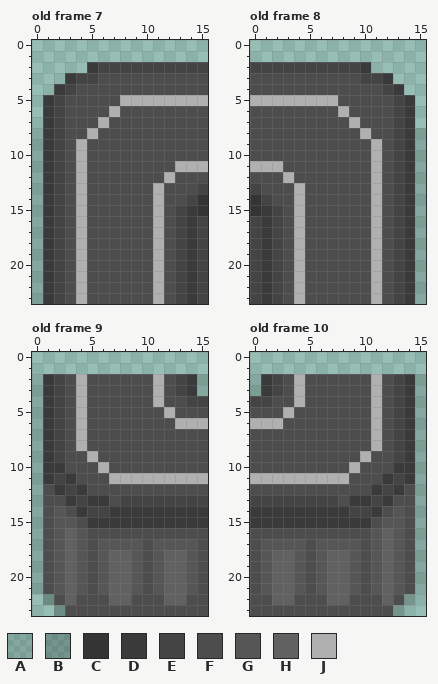
Pixel-art file -- Assets/Sprites/Building/Dam.aseprite. Above, as it was before the edit.
16x24 pixels, 16 frames. Colours within 5 levels of each other are drawn and written as one. Shown: old frame 7, old frame 8, old frame 9, old frame 10. The commit also changed other frames, which this record leaves out.
Palette (. is transparent): A #0000001e  B #00000038  C #343434  D #3a3a3a  E #444444  F #4d4d4d  G #565656  H #616161  J #b0b0b0
Pixels before, old frame 7, first column x 0:
 2 .....DEEEEEEEEEE
 3 ...DEEFFFFFFFFFF
 4 ..DEFFFFFFFFFFFF
 5 .DEFFFFFJJJJJJJJ
 6 .DEFFFFJFFFFFFFF
 7 .DEFFFJFFFFFFFFF
 8 ADEFFJFFFFFFFFFF
 9 ADEFJFFFFFFFFFFF
10 ADEFJFFFFFFFFFFF
11 ADEFJFFFFFFFFJJJ
12 ADEFJFFFFFFFJFFF
13 ADEFJFFFFFFJFFFE
14 ADEFJFFFFFFJFFEC
15 ADEFJFFFFFFJFEDC
16 ADEFJFFFFFFJFEDE
17 ADEFJFFFFFFJFEDE
18 ADEFJFFFFFFJFEDE
19 ADEFJFFFFFFJFEDE
20 ADEFJFFFFFFJFEDE
21 ADEFJFFFFFFJFEDE
22 ADEFJFFFFFFJFEDE
23 ADEFJFFFFFFJFEDE
Pixels before, old frame 8, first column x 0:
 2 EEEEEEEEEED.....
 3 FFFFFFFFFFEED...
 4 FFFFFFFFFFFFED..
 5 JJJJJJJJFFFFFED.
 6 FFFFFFFFJFFFFED.
 7 FFFFFFFFFJFFFED.
 8 FFFFFFFFFFJFFEDA
 9 FFFFFFFFFFFJFEDA
10 FFFFFFFFFFFJFEDA
11 JJJFFFFFFFFJFEDA
12 FFFJFFFFFFFJFEDA
13 EFFFJFFFFFFJFEDA
14 CEFFJFFFFFFJFEDA
15 CDEFJFFFFFFJFEDA
16 EDEFJFFFFFFJFEDA
17 EDEFJFFFFFFJFEDA
18 EDEFJFFFFFFJFEDA
19 EDEFJFFFFFFJFEDA
20 EDEFJFFFFFFJFEDA
21 EDEFJFFFFFFJFEDA
22 EDEFJFFFFFFJFEDA
23 EDEFJFFFFFFJFEDA
Pixels before, old frame 9, first column x 0:
 2 ADEFJFFFFFFJFEDA
 3 ADEFJFFFFFFJFEDA
 4 ADEFJFFFFFFJFFEE
 5 ADEFJFFFFFFFJFFF
 6 ADEFJFFFFFFFFJJJ
 7 ADEFJFFFFFFFFFFF
 8 ADEFJFFFFFFFFFFF
 9 ADEFFJFFFFFFFFFF
10 ADDFFFJFFFFFFFFF
11 ADEDFFFJJJJJJJJJ
12 AFDEDFFFFFFFFFFF
13 AFFDEDDFEEEEEEEE
14 AFGFDEEDDDDDDDDD
15 AFGGFDDDDDDDDDDD
16 AFGHGFFFFFFFFFFF
17 AFGHGFGGGGFGGGGF
18 AFGHGFGHHGFGHHGF
19 AFGHGFGHHGFGHHGF
20 AFGHGFGHHGFGHHGF
21 AFGHGFGHHGFGHHGF
22 .BFHFFFHHFFFHHFF
23 ..BFFFFFFFFFFFFF
Pixels before, old frame 10, first column x 0:
 2 ADEFJFFFFFFJFEDA
 3 ADEFJFFFFFFJFEDA
 4 EEFFJFFFFFFJFEDA
 5 FFFJFFFFFFFJFEDA
 6 JJJFFFFFFFFJFEDA
 7 FFFFFFFFFFFJFEDA
 8 FFFFFFFFFFFJFEDA
 9 FFFFFFFFFFJFFEDA
10 FFFFFFFFFJFFFDDA
11 JJJJJJJJJFFFDEDA
12 FFFFFFFFFFFDEDFA
13 EEEEEEEEFDDEDFFA
14 DDDDDDDDDEEDFGFA
15 DDDDDDDDDDDFGGFA
16 FFFFFFFFFFFGHGFA
17 FGGGGFGGGGFGHGFA
18 FGHHGFGHHGFGHGFA
19 FGHHGFGHHGFGHGFA
20 FGHHGFGHHGFGHGFA
21 FGHHGFGHHGFGHGFA
22 FFHHFFFHHFFFHFB.
23 FFFFFFFFFFFFFB..
The result:
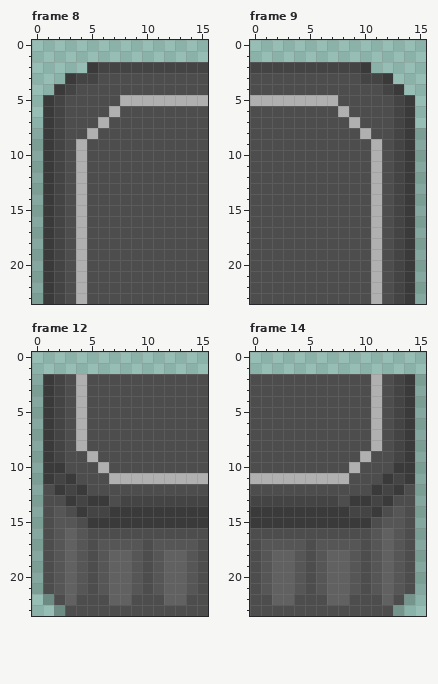
A new or re-ordered frame is compared with the old frame closest to it.
Diff:
frames 16 -> 47
Frame 8 is new; against old frame 7:
Colour C becomes colour F in rows 14 to 15 at x 15.
Colour D becomes colour F in rows 15 to 23 at x 14.
Colour E becomes colour F in row 13 at x 15; in row 14 at x 14; in row 15 at x 13; in rows 16 to 23 at x 13 and 15.
Colour J becomes colour F in row 11 at x 13 to 15; in row 12 at x 12; in rows 13 to 23 at x 11.
Frame 9 is new; against old frame 8:
Colour C becomes colour F in rows 14 to 15 at x 0.
Colour D becomes colour F in rows 15 to 23 at x 1.
Colour E becomes colour F in row 13 at x 0; in row 14 at x 1; in row 15 at x 2; in rows 16 to 23 at x 0 and 2.
Colour J becomes colour F in row 11 at x 0 to 2; in row 12 at x 3; in rows 13 to 23 at x 4.
Frame 12 is new; against old frame 9:
Colour A becomes colour F in rows 2 to 3 at x 15.
Colour D becomes colour F in rows 2 to 3 at x 14.
Colour E becomes colour F in rows 2 to 3 at x 13; in row 4 at x 14 to 15.
Colour J becomes colour F in rows 2 to 4 at x 11; in row 5 at x 12; in row 6 at x 13 to 15.
Frame 14 is new; against old frame 10:
Colour A becomes colour F in rows 2 to 3 at x 0.
Colour D becomes colour F in rows 2 to 3 at x 1.
Colour E becomes colour F in rows 2 to 3 at x 2; in row 4 at x 0 to 1.
Colour J becomes colour F in rows 2 to 4 at x 4; in row 5 at x 3; in row 6 at x 0 to 2.
Pixel boxes of the changes (left, top, right, bottom) in both pictures:
changed: (153, 161, 208, 304)
changed: (250, 161, 305, 304)
changed: (153, 374, 208, 429)
changed: (250, 374, 305, 429)
